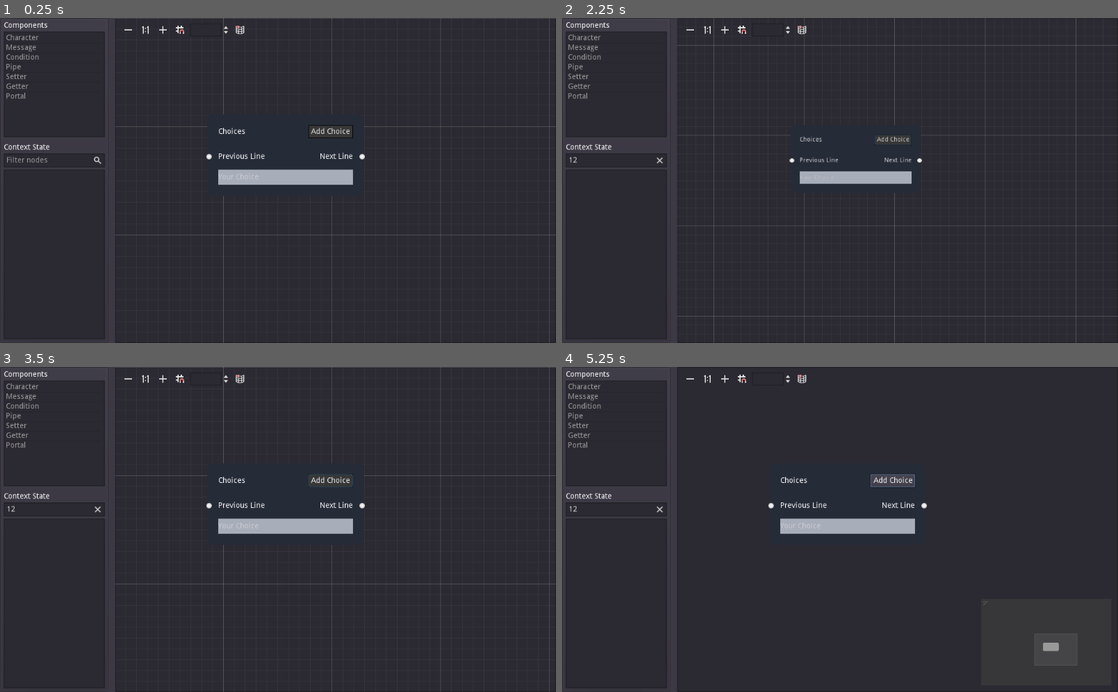
Above: before the commit, frames 1-4 (two rows, left to right).
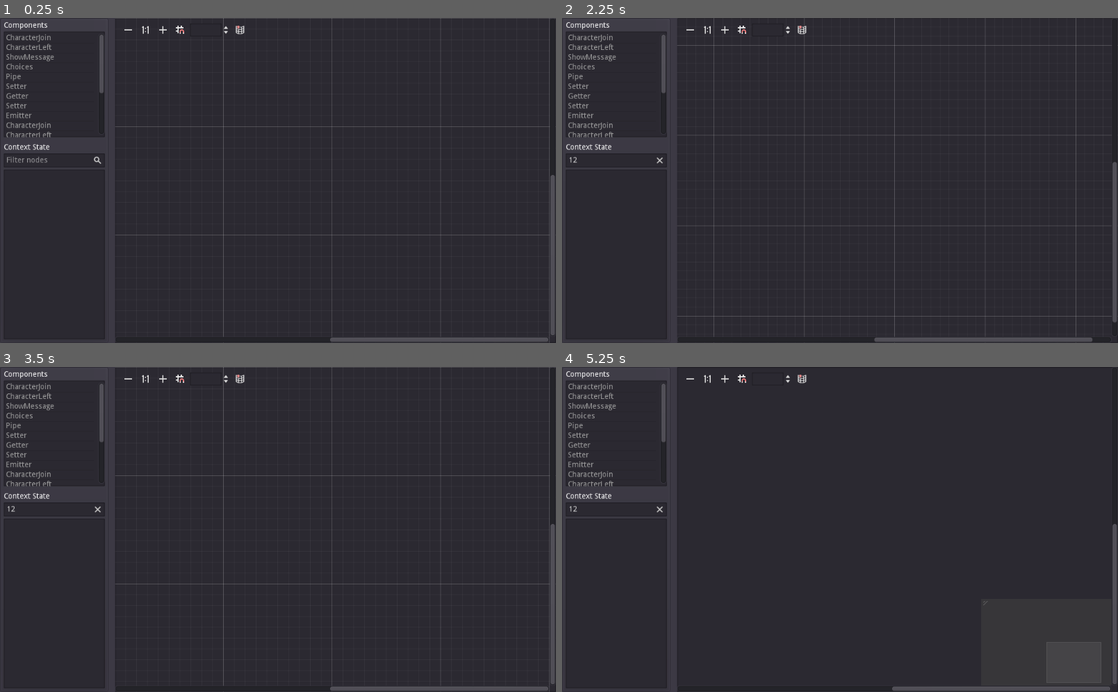
Above: after the commit, the same moments.

Repository: CTRLRLTY/Kata-kata
Game: Godot game, scene res://Scenes/DialogueEditor.tscn
Two runs of this game, one before a commit and one after it. Both use one fixed random seed, a clock stepped at 60 frames per second and the inputs below. Before the commit the project starts from res://DialogueEditor.tscn.
Inputs (mouse positions are in pixels of both pictures, inside the frame that each line leads up to):
- Up to frame 1 (0.25 s): no input
- Up to frame 2 (2.25 s): click (617, 161) at 0.52 s; type "12" at 0.6 s; click (890, 131) at 1.25 s, where only the run before the commit has a clickable "Add Choice"; click (689, 31) at 2 s
- Up to frame 3 (3.5 s): click (161, 380) at 2.75 s
- Up to frame 4 (5.25 s): click (739, 380) at 3.5 s; click (801, 380) at 4.25 s; click (890, 480) at 5 s, where only the run before the commit has a clickable "Add Choice"

The runs differ from the first frame. In frame 1, 3.1% of the frame differs, in the area x 1-100%, y 4-100%; in frame 2, 2.6%; in frame 3, 3.1%; in frame 4, 3.3%.

Commit message:
Moved item definition to external script

Diff:
--- a/DialogueEditor.tscn
+++ /dev/null
@@ -1,268 +0,0 @@
-[gd_scene load_steps=15 format=2]
-
-[ext_resource path="res://DialogueEditor.gd" type="Script" id=1]
-[ext_resource path="res://DialogueGraph.gd" type="Script" id=2]
-[ext_resource path="res://Assets/Icons/Search.png" type="Texture" id=3]
-[ext_resource path="res://NodeSelection.gd" type="Script" id=5]
-
-[sub_resource type="StyleBoxFlat" id=1]
-bg_color = Color( 0.239216, 0.227451, 0.270588, 1 )
-
-[sub_resource type="StyleBoxEmpty" id=8]
-
-[sub_resource type="StyleBoxEmpty" id=2]
-
-[sub_resource type="StyleBoxEmpty" id=3]
-
-[sub_resource type="StyleBoxEmpty" id=4]
-
-[sub_resource type="StyleBoxEmpty" id=5]
-
-[sub_resource type="Theme" id=6]
-HScrollBar/icons/decrement = null
-HScrollBar/icons/decrement_highlight = null
-HScrollBar/icons/increment = null
-HScrollBar/icons/increment_highlight = null
-HScrollBar/styles/grabber = null
-HScrollBar/styles/grabber_highlight = null
-HScrollBar/styles/grabber_pressed = null
-HScrollBar/styles/scroll = SubResource( 2 )
-HScrollBar/styles/scroll_focus = SubResource( 3 )
-VScrollBar/icons/decrement = null
-VScrollBar/icons/decrement_highlight = null
-VScrollBar/icons/increment = null
-VScrollBar/icons/increment_highlight = null
-VScrollBar/styles/grabber = null
-VScrollBar/styles/grabber_highlight = null
-VScrollBar/styles/grabber_pressed = null
-VScrollBar/styles/scroll = SubResource( 4 )
-VScrollBar/styles/scroll_focus = SubResource( 5 )
-
-[sub_resource type="StyleBoxFlat" id=9]
-bg_color = Color( 0.152941, 0.172549, 0.223529, 1 )
-corner_radius_top_left = 12
-corner_radius_top_right = 12
-corner_radius_bottom_right = 12
-corner_radius_bottom_left = 12
-
-[sub_resource type="StyleBoxFlat" id=10]
-content_margin_left = 5.0
-content_margin_right = 5.0
-content_margin_top = 5.0
-content_margin_bottom = 5.0
-bg_color = Color( 0.219608, 0.219608, 0.219608, 1 )
-border_width_left = 1
-border_width_top = 1
-border_width_right = 1
-border_width_bottom = 1
-border_color = Color( 0, 0, 0, 1 )
-
-[sub_resource type="StyleBoxFlat" id=11]
-bg_color = Color( 0.662745, 0.682353, 0.733333, 1 )
-
-[node name="DialogueEditor" type="PanelContainer"]
-anchor_right = 1.0
-anchor_bottom = 1.0
-custom_styles/panel = SubResource( 1 )
-script = ExtResource( 1 )
-__meta__ = {
-"_edit_lock_": true
-}
-
-[node name="HSplitContainer" type="HSplitContainer" parent="."]
-margin_right = 1024.0
-margin_bottom = 600.0
-__meta__ = {
-"_edit_use_anchors_": false
-}
-
-[node name="LeftDock" type="PanelContainer" parent="HSplitContainer"]
-margin_right = 200.0
-margin_bottom = 600.0
-rect_min_size = Vector2( 200, 0 )
-__meta__ = {
-"_edit_use_anchors_": false
-}
-
-[node name="VSplitContainer" type="VSplitContainer" parent="HSplitContainer/LeftDock"]
-margin_left = 7.0
-margin_top = 7.0
-margin_right = 193.0
-margin_bottom = 593.0
-size_flags_horizontal = 3
-size_flags_vertical = 3
-__meta__ = {
-"_edit_use_anchors_": false
-}
-
-[node name="UpperHalf" type="VBoxContainer" parent="HSplitContainer/LeftDock/VSplitContainer"]
-margin_right = 186.0
-margin_bottom = 213.0
-size_flags_horizontal = 3
-size_flags_vertical = 3
-size_flags_stretch_ratio = 0.6
-
-[node name="Section" type="Label" parent="HSplitContainer/LeftDock/VSplitContainer/UpperHalf"]
-margin_right = 186.0
-margin_bottom = 14.0
-size_flags_horizontal = 3
-text = "Components"
-
-[node name="NodeSelection" type="ItemList" parent="HSplitContainer/LeftDock/VSplitContainer/UpperHalf"]
-margin_top = 18.0
-margin_right = 186.0
-margin_bottom = 213.0
-size_flags_horizontal = 3
-size_flags_vertical = 3
-custom_styles/selected = SubResource( 8 )
-custom_constants/line_separation = 0
-items = [ "Character", null, false, "Message", null, false, "Condition", null, false, "Pipe", null, false, "Setter", null, false, "Getter", null, false, "Portal", null, false ]
-icon_scale = 0.6
-script = ExtResource( 5 )
-
-[node name="LowerHalf" type="VBoxContainer" parent="HSplitContainer/LeftDock/VSplitContainer"]
-margin_top = 225.0
-margin_right = 186.0
-margin_bottom = 586.0
-size_flags_horizontal = 3
-size_flags_vertical = 3
-
-[node name="Section" type="Label" parent="HSplitContainer/LeftDock/VSplitContainer/LowerHalf"]
-margin_right = 186.0
-margin_bottom = 14.0
-text = "Context State"
-
-[node name="LineEdit2" type="LineEdit" parent="HSplitContainer/LeftDock/VSplitContainer/LowerHalf"]
-margin_top = 18.0
-margin_right = 186.0
-margin_bottom = 44.0
-size_flags_horizontal = 3
-clear_button_enabled = true
-right_icon = ExtResource( 3 )
-placeholder_text = "Filter nodes"
-caret_blink = true
-caret_blink_speed = 0.5
-
-[node name="Tree" type="Tree" parent="HSplitContainer/LeftDock/VSplitContainer/LowerHalf"]
-margin_top = 48.0
-margin_right = 186.0
-margin_bottom = 361.0
-size_flags_horizontal = 3
-size_flags_vertical = 3
-__meta__ = {
-"_edit_use_anchors_": false
-}
-
-[node name="GraphEdit" type="GraphEdit" parent="HSplitContainer"]
-margin_left = 212.0
-margin_right = 1024.0
-margin_bottom = 600.0
-theme = SubResource( 6 )
-minimap_enabled = false
-script = ExtResource( 2 )
-
-[node name="ChoiceNode" type="GraphNode" parent="HSplitContainer/GraphEdit"]
-margin_left = 170.0
-margin_top = 178.0
-margin_right = 458.0
-margin_bottom = 328.0
-mouse_filter = 1
-custom_styles/frame = SubResource( 9 )
-custom_constants/separation = 0
-offset = Vector2( 170, 178 )
-slot/0/left_enabled = false
-slot/0/left_type = 0
-slot/0/left_color = Color( 1, 1, 1, 1 )
-slot/0/right_enabled = false
-slot/0/right_type = 0
-slot/0/right_color = Color( 1, 1, 1, 1 )
-slot/1/left_enabled = true
-slot/1/left_type = 0
-slot/1/left_color = Color( 1, 1, 1, 1 )
-slot/1/right_enabled = true
-slot/1/right_type = 0
-slot/1/right_color = Color( 1, 1, 1, 1 )
-slot/2/left_enabled = false
-slot/2/left_type = 0
-slot/2/left_color = Color( 1, 1, 1, 1 )
-slot/2/right_enabled = false
-slot/2/right_type = 0
-slot/2/right_color = Color( 1, 1, 1, 1 )
-__meta__ = {
-"_edit_use_anchors_": false
-}
-
-[node name="Header" type="MarginContainer" parent="HSplitContainer/GraphEdit/ChoiceNode"]
-margin_right = 288.0
-margin_bottom = 71.0
-mouse_filter = 2
-custom_constants/margin_right = 20
-custom_constants/margin_top = 20
-custom_constants/margin_left = 20
-custom_constants/margin_bottom = 27
-
-[node name="HBoxContainer" type="HBoxContainer" parent="HSplitContainer/GraphEdit/ChoiceNode/Header"]
-margin_left = 20.0
-margin_top = 20.0
-margin_right = 268.0
-margin_bottom = 44.0
-mouse_filter = 2
-
-[node name="Title" type="Label" parent="HSplitContainer/GraphEdit/ChoiceNode/Header/HBoxContainer"]
-margin_top = 5.0
-margin_right = 50.0
-margin_bottom = 19.0
-text = "Choices"
-
-[node name="Button" type="Button" parent="HSplitContainer/GraphEdit/ChoiceNode/Header/HBoxContainer"]
-margin_left = 166.0
-margin_right = 248.0
-margin_bottom = 24.0
-size_flags_horizontal = 10
-custom_styles/normal = SubResource( 10 )
-text = "Add Choice"
-
-[node name="FlowPort" type="MarginContainer" parent="HSplitContainer/GraphEdit/ChoiceNode"]
-margin_top = 71.0
-margin_right = 288.0
-margin_bottom = 85.0
-mouse_filter = 2
-custom_constants/margin_right = 20
-custom_constants/margin_left = 20
-
-[node name="LabelHBox" type="HBoxContainer" parent="HSplitContainer/GraphEdit/ChoiceNode/FlowPort"]
-margin_left = 20.0
-margin_right = 268.0
-margin_bottom = 14.0
-mouse_filter = 2
-
-[node name="InPortLabel" type="Label" parent="HSplitContainer/GraphEdit/ChoiceNode/FlowPort/LabelHBox"]
-margin_right = 86.0
-margin_bottom = 14.0
-text = "Previous Line"
-
-[node name="OutPortLabel" type="Label" parent="HSplitContainer/GraphEdit/ChoiceNode/FlowPort/LabelHBox"]
-margin_left = 187.0
-margin_right = 248.0
-margin_bottom = 14.0
-size_flags_horizontal = 10
-text = "Next Line"
-
-[node name="MarginContainer" type="MarginContainer" parent="HSplitContainer/GraphEdit/ChoiceNode"]
-margin_top = 85.0
-margin_right = 288.0
-margin_bottom = 150.0
-custom_constants/margin_right = 20
-custom_constants/margin_top = 17
-custom_constants/margin_left = 20
-custom_constants/margin_bottom = 20
-
-[node name="LineEdit" type="LineEdit" parent="HSplitContainer/GraphEdit/ChoiceNode/MarginContainer"]
-margin_left = 20.0
-margin_top = 17.0
-margin_right = 268.0
-margin_bottom = 45.0
-rect_min_size = Vector2( 0, 28 )
-custom_styles/normal = SubResource( 11 )
-custom_constants/minimum_spaces = 0
-placeholder_text = "Your Choice"
--- a/NodeSelection.gd
+++ /dev/null
@@ -1,7 +0,0 @@
-extends ItemList
-
-func get_drag_data(position: Vector2):
-	var preview_control := PanelContainer.new()
-	var selected_item_id := get_item_at_position(position)
-	set_drag_preview(preview_control)
-	return "hello"
--- /dev/null
+++ b/Scenes/Components/ChoiceNode.tscn
@@ -0,0 +1,113 @@
+[gd_scene load_steps=4 format=2]
+
+[ext_resource path="res://Resources/Styleboxes/NodeBodyFirst.stylebox" type="StyleBox" id=1]
+
+[sub_resource type="StyleBoxFlat" id=1]
+content_margin_left = 5.0
+content_margin_right = 5.0
+content_margin_top = 5.0
+content_margin_bottom = 5.0
+bg_color = Color( 0.219608, 0.219608, 0.219608, 1 )
+border_width_left = 1
+border_width_top = 1
+border_width_right = 1
+border_width_bottom = 1
+border_color = Color( 0, 0, 0, 1 )
+
+[sub_resource type="StyleBoxFlat" id=2]
+bg_color = Color( 0.662745, 0.682353, 0.733333, 1 )
+
+[node name="ChoiceNode" type="GraphNode"]
+margin_right = 288.0
+margin_bottom = 150.0
+mouse_filter = 1
+custom_styles/frame = ExtResource( 1 )
+custom_constants/separation = 0
+slot/0/left_enabled = false
+slot/0/left_type = 0
+slot/0/left_color = Color( 1, 1, 1, 1 )
+slot/0/right_enabled = false
+slot/0/right_type = 0
+slot/0/right_color = Color( 1, 1, 1, 1 )
+slot/1/left_enabled = true
+slot/1/left_type = 0
+slot/1/left_color = Color( 1, 1, 1, 1 )
+slot/1/right_enabled = true
+slot/1/right_type = 0
+slot/1/right_color = Color( 1, 1, 1, 1 )
+slot/2/left_enabled = false
+slot/2/left_type = 0
+slot/2/left_color = Color( 1, 1, 1, 1 )
+slot/2/right_enabled = false
+slot/2/right_type = 0
+slot/2/right_color = Color( 1, 1, 1, 1 )
+__meta__ = {
+"_edit_use_anchors_": false
+}
+
+[node name="Header" type="MarginContainer" parent="."]
+margin_left = 20.0
+margin_top = 20.0
+margin_right = 268.0
+margin_bottom = 71.0
+mouse_filter = 2
+custom_constants/margin_right = 0
+custom_constants/margin_left = 0
+custom_constants/margin_bottom = 27
+
+[node name="HBoxContainer" type="HBoxContainer" parent="Header"]
+margin_right = 248.0
+margin_bottom = 24.0
+mouse_filter = 2
+
+[node name="Title" type="Label" parent="Header/HBoxContainer"]
+margin_top = 5.0
+margin_right = 50.0
+margin_bottom = 19.0
+text = "Choices"
+
+[node name="Button" type="Button" parent="Header/HBoxContainer"]
+margin_left = 166.0
+margin_right = 248.0
+margin_bottom = 24.0
+size_flags_horizontal = 10
+custom_styles/normal = SubResource( 1 )
+text = "Add Choice"
+
+[node name="FlowPort" type="HBoxContainer" parent="."]
+margin_left = 20.0
+margin_top = 71.0
+margin_right = 268.0
+margin_bottom = 85.0
+mouse_filter = 2
+
+[node name="InPortLabel" type="Label" parent="FlowPort"]
+margin_right = 86.0
+margin_bottom = 14.0
+text = "Previous Line"
+
+[node name="OutPortLabel" type="Label" parent="FlowPort"]
+margin_left = 187.0
+margin_right = 248.0
+margin_bottom = 14.0
+size_flags_horizontal = 10
+text = "Next Line"
+
+[node name="Body" type="MarginContainer" parent="."]
+margin_left = 20.0
+margin_top = 85.0
+margin_right = 268.0
+margin_bottom = 130.0
+mouse_filter = 2
+custom_constants/margin_right = 0
+custom_constants/margin_top = 17
+custom_constants/margin_left = 0
+
+[node name="LineEdit" type="LineEdit" parent="Body"]
+margin_top = 17.0
+margin_right = 248.0
+margin_bottom = 45.0
+rect_min_size = Vector2( 0, 28 )
+custom_styles/normal = SubResource( 2 )
+custom_constants/minimum_spaces = 0
+placeholder_text = "Your Choice"
--- /dev/null
+++ b/Scenes/DialogueEditor.tscn
@@ -0,0 +1,135 @@
+[gd_scene load_steps=10 format=2]
+
+[ext_resource path="res://Assets/Icons/Search.png" type="Texture" id=1]
+[ext_resource path="res://Scenes/NodeSelection.gd" type="Script" id=2]
+[ext_resource path="res://Scenes/DialogueGraph.gd" type="Script" id=3]
+[ext_resource path="res://Scenes/DialogueEditor.gd" type="Script" id=4]
+
+[sub_resource type="StyleBoxFlat" id=1]
+bg_color = Color( 0.239216, 0.227451, 0.270588, 1 )
+
+[sub_resource type="StyleBoxEmpty" id=2]
+
+[sub_resource type="StyleBoxEmpty" id=3]
+
+[sub_resource type="StyleBoxEmpty" id=4]
+
+[sub_resource type="Theme" id=5]
+HScrollBar/icons/decrement = null
+HScrollBar/icons/decrement_highlight = null
+HScrollBar/icons/increment = null
+HScrollBar/icons/increment_highlight = null
+HScrollBar/styles/grabber = null
+HScrollBar/styles/grabber_highlight = null
+HScrollBar/styles/grabber_pressed = null
+HScrollBar/styles/scroll = null
+HScrollBar/styles/scroll_focus = SubResource( 3 )
+VScrollBar/icons/decrement = null
+VScrollBar/icons/decrement_highlight = null
+VScrollBar/icons/increment = null
+VScrollBar/icons/increment_highlight = null
+VScrollBar/styles/grabber = null
+VScrollBar/styles/grabber_highlight = null
+VScrollBar/styles/grabber_pressed = null
+VScrollBar/styles/scroll = null
+VScrollBar/styles/scroll_focus = SubResource( 4 )
+
+[node name="DialogueEditor" type="PanelContainer"]
+anchor_right = 1.0
+anchor_bottom = 1.0
+custom_styles/panel = SubResource( 1 )
+script = ExtResource( 4 )
+__meta__ = {
+"_edit_lock_": true
+}
+
+[node name="HSplitContainer" type="HSplitContainer" parent="."]
+margin_right = 1024.0
+margin_bottom = 600.0
+__meta__ = {
+"_edit_use_anchors_": false
+}
+
+[node name="LeftDock" type="PanelContainer" parent="HSplitContainer"]
+margin_right = 200.0
+margin_bottom = 600.0
+rect_min_size = Vector2( 200, 0 )
+__meta__ = {
+"_edit_use_anchors_": false
+}
+
+[node name="VSplitContainer" type="VSplitContainer" parent="HSplitContainer/LeftDock"]
+margin_left = 7.0
+margin_top = 7.0
+margin_right = 193.0
+margin_bottom = 593.0
+size_flags_horizontal = 3
+size_flags_vertical = 3
+__meta__ = {
+"_edit_use_anchors_": false
+}
+
+[node name="UpperHalf" type="VBoxContainer" parent="HSplitContainer/LeftDock/VSplitContainer"]
+margin_right = 186.0
+margin_bottom = 213.0
+size_flags_horizontal = 3
+size_flags_vertical = 3
+size_flags_stretch_ratio = 0.6
+
+[node name="Section" type="Label" parent="HSplitContainer/LeftDock/VSplitContainer/UpperHalf"]
+margin_right = 186.0
+margin_bottom = 14.0
+size_flags_horizontal = 3
+text = "Components"
+
+[node name="NodeSelection" type="ItemList" parent="HSplitContainer/LeftDock/VSplitContainer/UpperHalf"]
+margin_top = 18.0
+margin_right = 186.0
+margin_bottom = 213.0
+size_flags_horizontal = 3
+size_flags_vertical = 3
+custom_styles/selected = SubResource( 2 )
+custom_constants/line_separation = 0
+items = [ "CharacterJoin", null, false, "CharacterLeft", null, false, "ShowMessage", null, false, "Choices", null, false, "Pipe", null, false, "Setter", null, false, "Getter", null, false, "Setter", null, false, "Emitter", null, false ]
+script = ExtResource( 2 )
+
+[node name="LowerHalf" type="VBoxContainer" parent="HSplitContainer/LeftDock/VSplitContainer"]
+margin_top = 225.0
+margin_right = 186.0
+margin_bottom = 586.0
+size_flags_horizontal = 3
+size_flags_vertical = 3
+
+[node name="Section" type="Label" parent="HSplitContainer/LeftDock/VSplitContainer/LowerHalf"]
+margin_right = 186.0
+margin_bottom = 14.0
+text = "Context State"
+
+[node name="LineEdit2" type="LineEdit" parent="HSplitContainer/LeftDock/VSplitContainer/LowerHalf"]
+margin_top = 18.0
+margin_right = 186.0
+margin_bottom = 44.0
+size_flags_horizontal = 3
+clear_button_enabled = true
+right_icon = ExtResource( 1 )
+placeholder_text = "Filter nodes"
+caret_blink = true
+caret_blink_speed = 0.5
+
+[node name="Tree" type="Tree" parent="HSplitContainer/LeftDock/VSplitContainer/LowerHalf"]
+margin_top = 48.0
+margin_right = 186.0
+margin_bottom = 361.0
+size_flags_horizontal = 3
+size_flags_vertical = 3
+__meta__ = {
+"_edit_use_anchors_": false
+}
+
+[node name="GraphEdit" type="GraphEdit" parent="HSplitContainer"]
+margin_left = 212.0
+margin_right = 1024.0
+margin_bottom = 600.0
+theme = SubResource( 5 )
+minimap_enabled = false
+script = ExtResource( 3 )
--- a/DialogueGraph.gd
+++ b/Scenes/DialogueGraph.gd
@@ -1,14 +1,16 @@
 extends GraphEdit
 
 onready var _previous_scroll_offset := scroll_offset
+onready var scrollbar := {}
+onready var ofs := Vector2.ZERO
 
 func _ready() -> void:
 	for child in get_graphfilter():
 		if child is ScrollBar:
+			scrollbar[child.get_class().to_lower()] = child
 			child.connect("value_changed", self, "_on_%s_value_changed" % child.get_class(), [child])
 
-
-func _input(event: InputEvent) -> void:
+func _gui_input(event: InputEvent) -> void:
 	_previous_scroll_offset = scroll_offset
 
 	if event is InputEventMouseButton:
@@ -24,6 +26,7 @@
 			zoom /= 1.2
 
 
+
 func get_graphfilter() -> Control:
 	return get_children()[0].get_children()
 
--- /dev/null
+++ b/Scenes/NodeSelection.gd
@@ -0,0 +1,55 @@
+tool
+
+extends ItemList
+
+const Items = [
+	{
+		"name": "CharacterJoin",
+		"icon": null
+	},
+	{
+		"name": "CharacterLeft",
+		"icon": null
+	},
+	{
+		"name": "ShowMessage",
+		"icon": null
+	},
+	{
+		"name": "Choices",
+		"icon": null
+	},
+	{
+		"name": "Pipe",
+		"icon": null
+	},
+	{
+		"name": "Setter",
+		"icon": null
+	},
+	{
+		"name": "Getter",
+		"icon": null
+	},
+	{
+		"name": "Setter",
+		"icon": null
+	},
+	{
+		"name": "Emitter",
+		"icon": null
+	}
+]
+
+func _enter_tree() -> void:
+	for item in Items:
+		add_item(item.name, item.icon)
+
+func _exit_tree() -> void:
+	clear()
+
+func get_drag_data(position: Vector2):
+	var preview_control := PanelContainer.new()
+	var selected_item_id := get_item_at_position(position)
+	set_drag_preview(preview_control)
+	return "hello"
--- a/project.godot
+++ b/project.godot
@@ -11,7 +11,7 @@
 [application]
 
 config/name="DialogueEditor"
-run/main_scene="res://DialogueEditor.tscn"
+run/main_scene="res://Scenes/DialogueEditor.tscn"
 config/icon="res://icon.png"
 
 [editor_plugins]
Binary file added: Resources/Styleboxes/NodeBodyFirst.stylebox
Renamed: DialogueEditor.gd -> Scenes/DialogueEditor.gd
